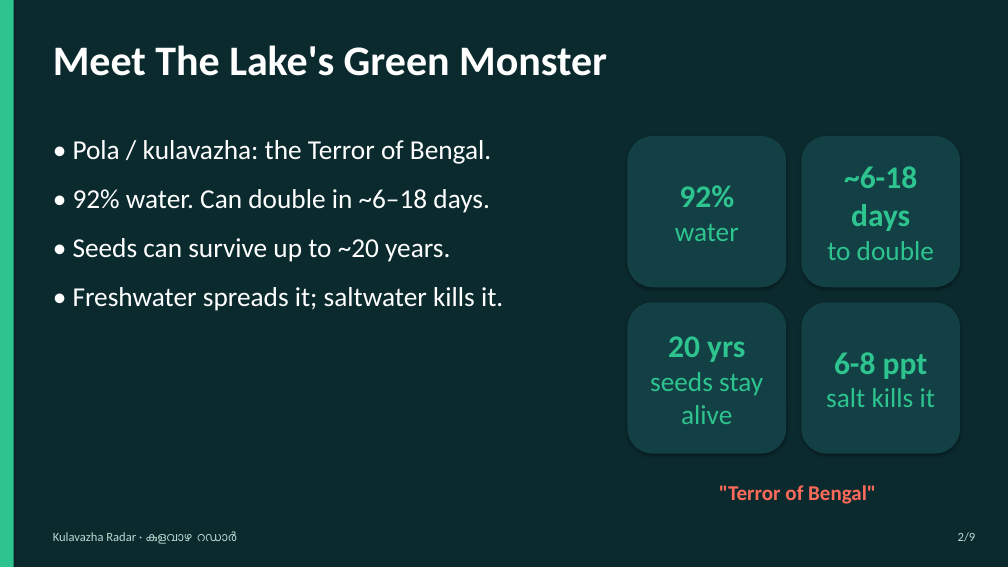
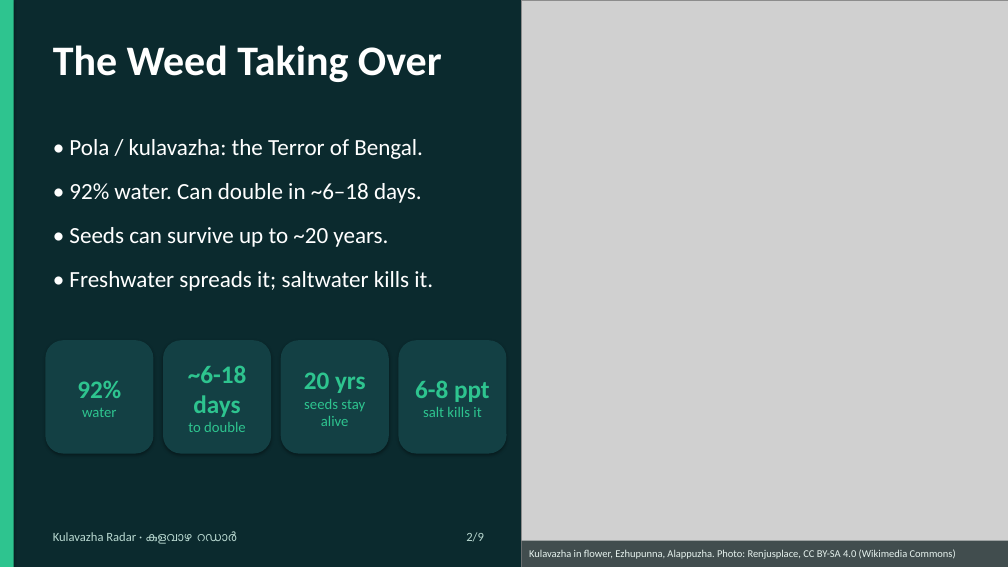
Before and after one commit to adamshamsudeen/kulavazha-radar, a slide deck: slide 2 of docs/pitch/kulavazha-radar-pitch-deck.pptx. Drawn at 1008x567 pixels with LibreOffice and Linux fonts; fonts in the diff are those of the drawing; grey boxes stand for pictures. Boxes give left, top, right and bottom in pixels: in the first picture for what was removed or moved away, otherwise in the second. Text is boxed around its words. In the diff, an @@ line names an element or a change of style, - is before the commit and + after.

```diff
--- a/docs/pitch/kulavazha-radar-pitch-deck.pptx
+++ b/docs/pitch/kulavazha-radar-pitch-deck.pptx
@@ picture added at [522, 0, 1008, 567] @@
@@ text at [53, 45, 442, 82]: text changed @@
-Meet The Lake's Green Monster
+The Weed Taking Over
@@ text "• Pola / kulavazha: the ..." at [69, 139, 433, 291]: size 26 to 22 pt @@
@@ rounded rectangle "92%": place and size @@
-rounded rectangle "92%" at [628, 136, 786, 287]
+rounded rectangle "92%" at [45, 340, 154, 454]
@@ rounded rectangle "92%" at [45, 340, 154, 454]: size 30 to 24 pt in "92%"; size 26 to 14 pt in "water" @@
@@ rounded rectangle "~6-18 days": place and size @@
-rounded rectangle "~6-18 days" at [802, 136, 960, 287]
+rounded rectangle "~6-18 days" at [163, 340, 271, 454]
@@ rounded rectangle "~6-18 days" at [163, 340, 271, 454]: size 30 to 24 pt in "~6-18 days"; size 26 to 14 pt in "to double" @@
@@ rounded rectangle "20 yrs": place and size @@
-rounded rectangle "20 yrs" at [628, 302, 786, 454]
+rounded rectangle "20 yrs" at [281, 340, 389, 454]
@@ rounded rectangle "20 yrs" at [281, 340, 389, 454]: size 30 to 24 pt in "20 yrs"; size 26 to 14 pt in "seeds stay alive" @@
@@ rounded rectangle "6-8 ppt": place and size @@
-rounded rectangle "6-8 ppt" at [802, 302, 960, 454]
+rounded rectangle "6-8 ppt" at [399, 340, 507, 454]
@@ rounded rectangle "6-8 ppt" at [399, 340, 507, 454]: size 30 to 24 pt in "6-8 ppt"; size 26 to 14 pt in "salt kills it" @@
@@ text removed at [719, 485, 876, 504] @@
-"Terror of Bengal"
@@ text "2/9": place and size @@
-text "2/9" at [958, 532, 976, 542]
+text "2/9" at [466, 532, 484, 542]
@@ rectangle added at [522, 541, 1008, 567], fill #051618 at 70% opacity, 10 pt, text #E6F2EE @@
+Kulavazha in flower, Ezhupunna, Alappuzha. Photo: Renjusplace, CC BY-SA 4.0 (Wikimedia Commons)
```
Also in this commit, not shown: 6 other slides changed, 1 other file.
